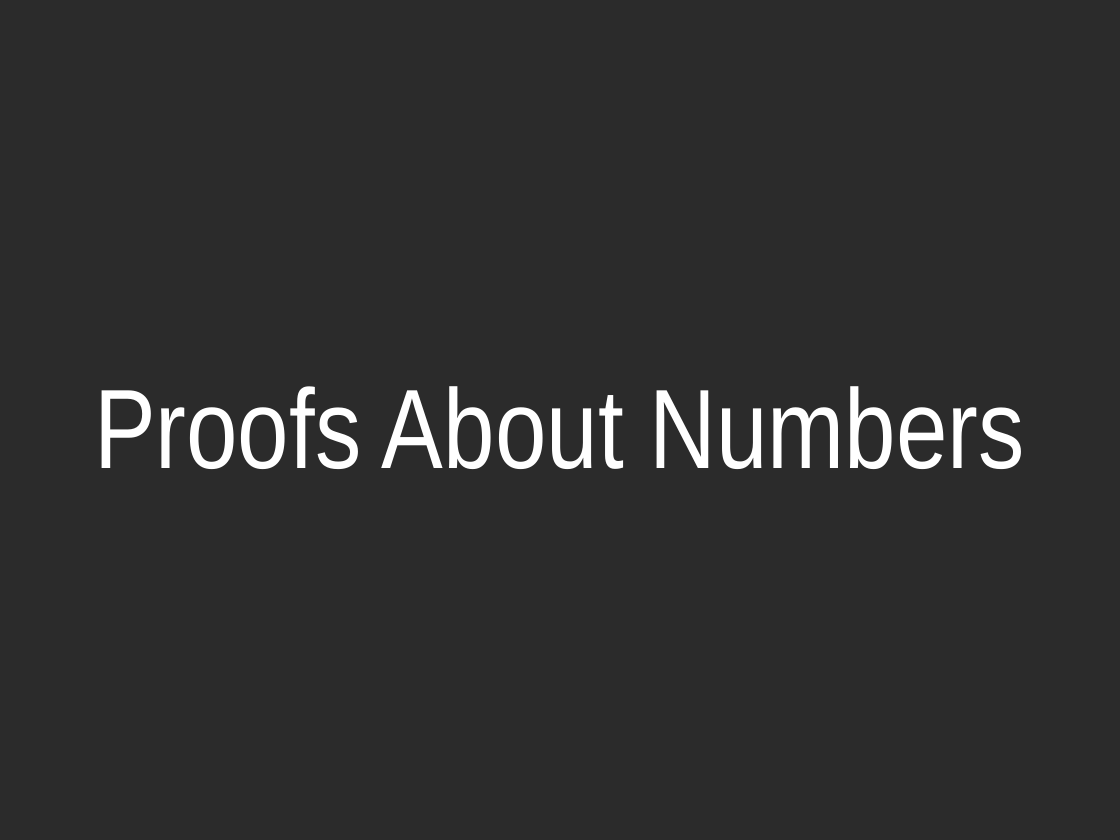
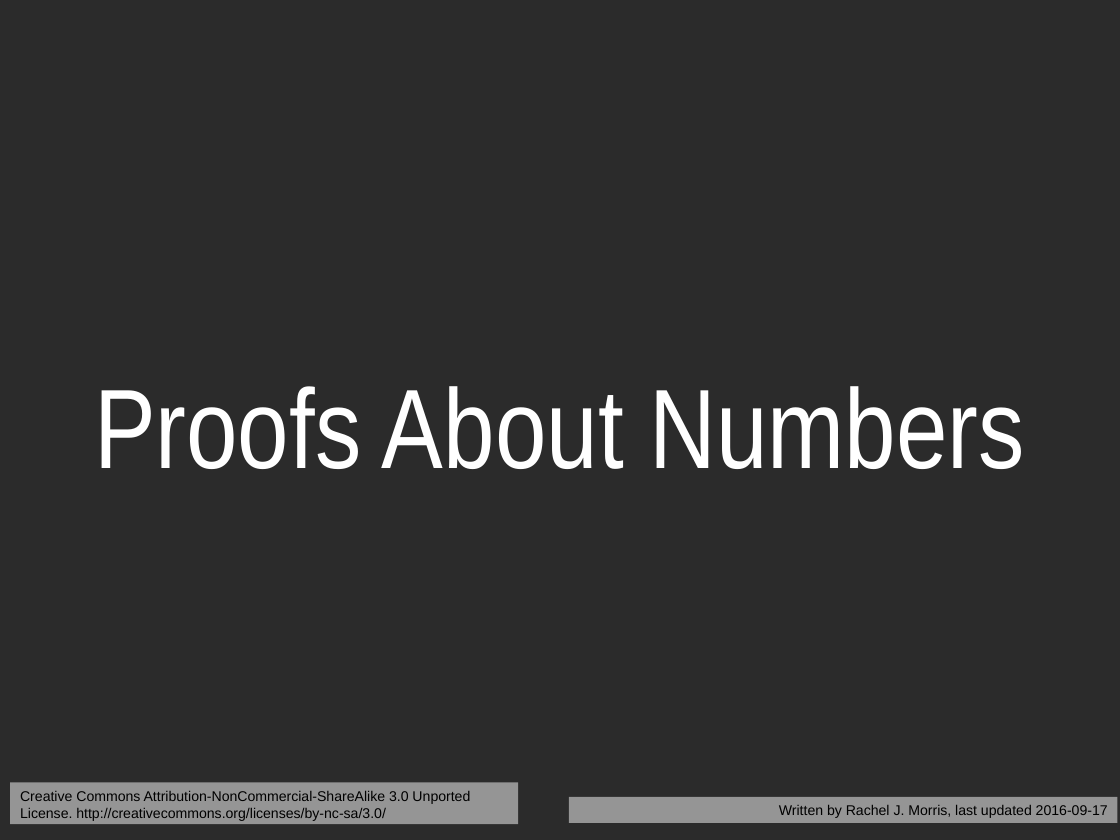
Before and after one commit to nguyenchithien/CS210-Discrete-Structures, a slide deck: slide 1 of Lectures/Lecture Slides 2.2.odp. Drawn at 1120x840 pixels with LibreOffice and Linux fonts; fonts in the diff are those of the drawing; background and template pictures are left out; a plain dark background stands for a picture behind light text. Boxes give left, top, right and bottom in pixels: in the first picture for what was removed or moved away, otherwise in the second. Text is boxed around its words. In the diff, an @@ line names an element or a change of style, - is before the commit and + after.

```diff
--- a/Lectures/Lecture Slides 2.2.odp
+++ b/Lectures/Lecture Slides 2.2.odp
@@ rectangle added at box(10, 783, 518, 824), fill #FFFFFF at 50% opacity, 10 pt, text #000000 @@
+Creative Commons Attribution-NonCommercial-ShareAlike 3.0 Unported License. http://creativecommons.org/licenses/by-nc-sa/3.0/
@@ rectangle added at box(569, 797, 1118, 823), fill #FFFFFF at 50% opacity, 10 pt, text #000000 @@
+Written by Rachel J. Morris, last updated 2016-09-17
```
Also in this commit, not shown: 3 other files.
